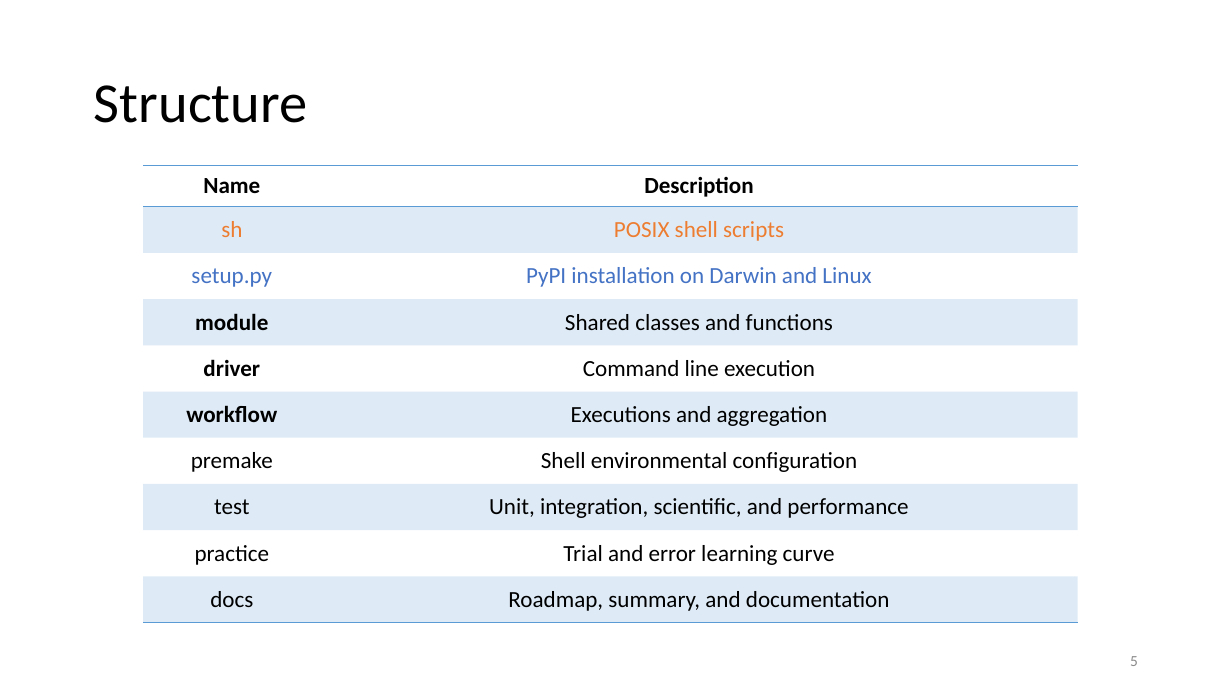
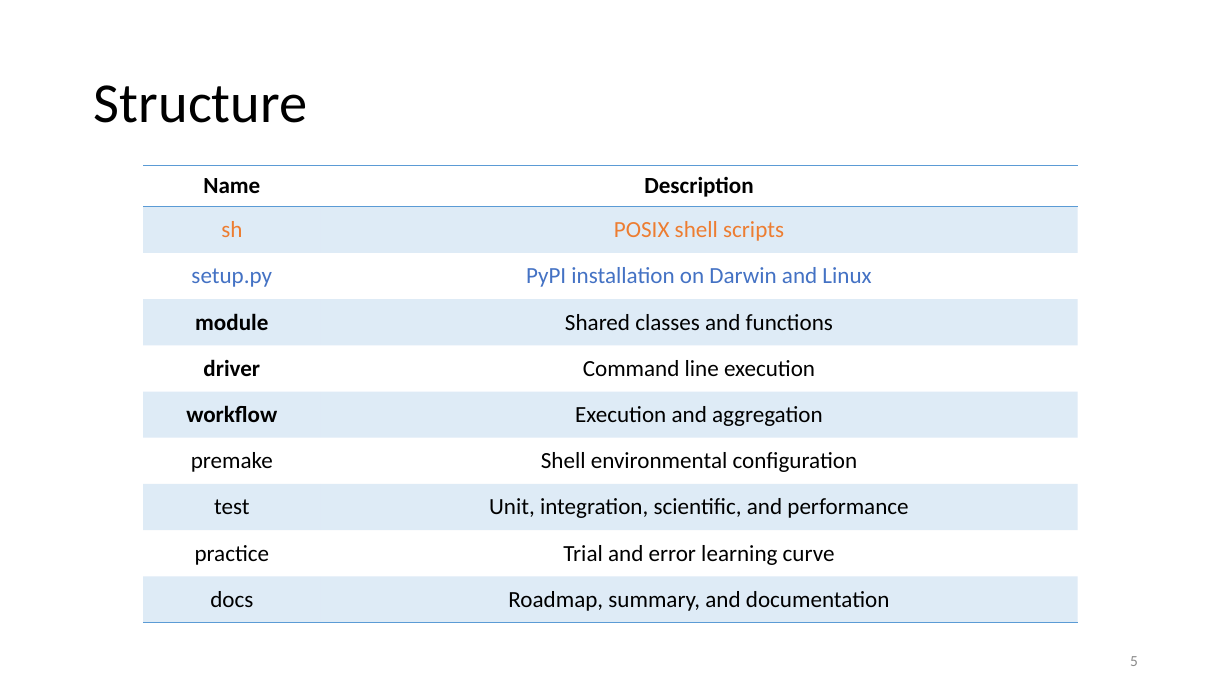
Before and after one commit to zhteg4pvt/nemd, a slide deck: slide 5 of docs/power_point/nemd.pptx. Drawn at 1232x693 pixels with LibreOffice and Linux fonts; fonts in the diff are those of the drawing. Boxes give left, top, right and bottom in pixels: in the first picture for what was removed or moved away, otherwise in the second. Text is boxed around its words. In the diff, an @@ line names an element or a change of style, - is before the commit and + after.

```diff
--- a/docs/power_point/nemd.pptx
+++ b/docs/power_point/nemd.pptx
@@ table at <box>143,165,1078,623</box> @@
-row 6, column 2: Executions and aggregation
+row 6, column 2: Execution and aggregation
```
Also in this commit, not shown: 7 other slides changed, 1 slide added, 16 other files.
